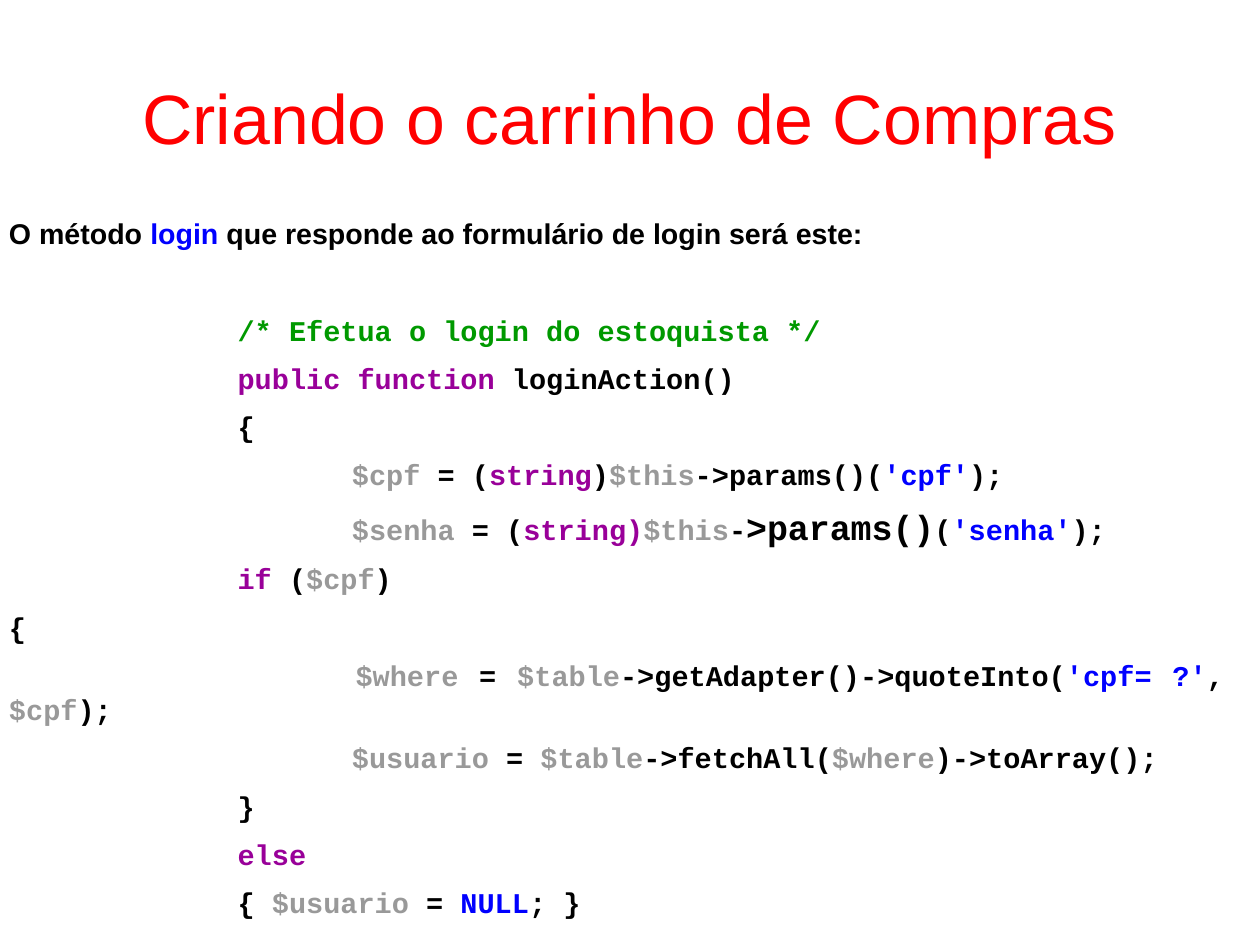
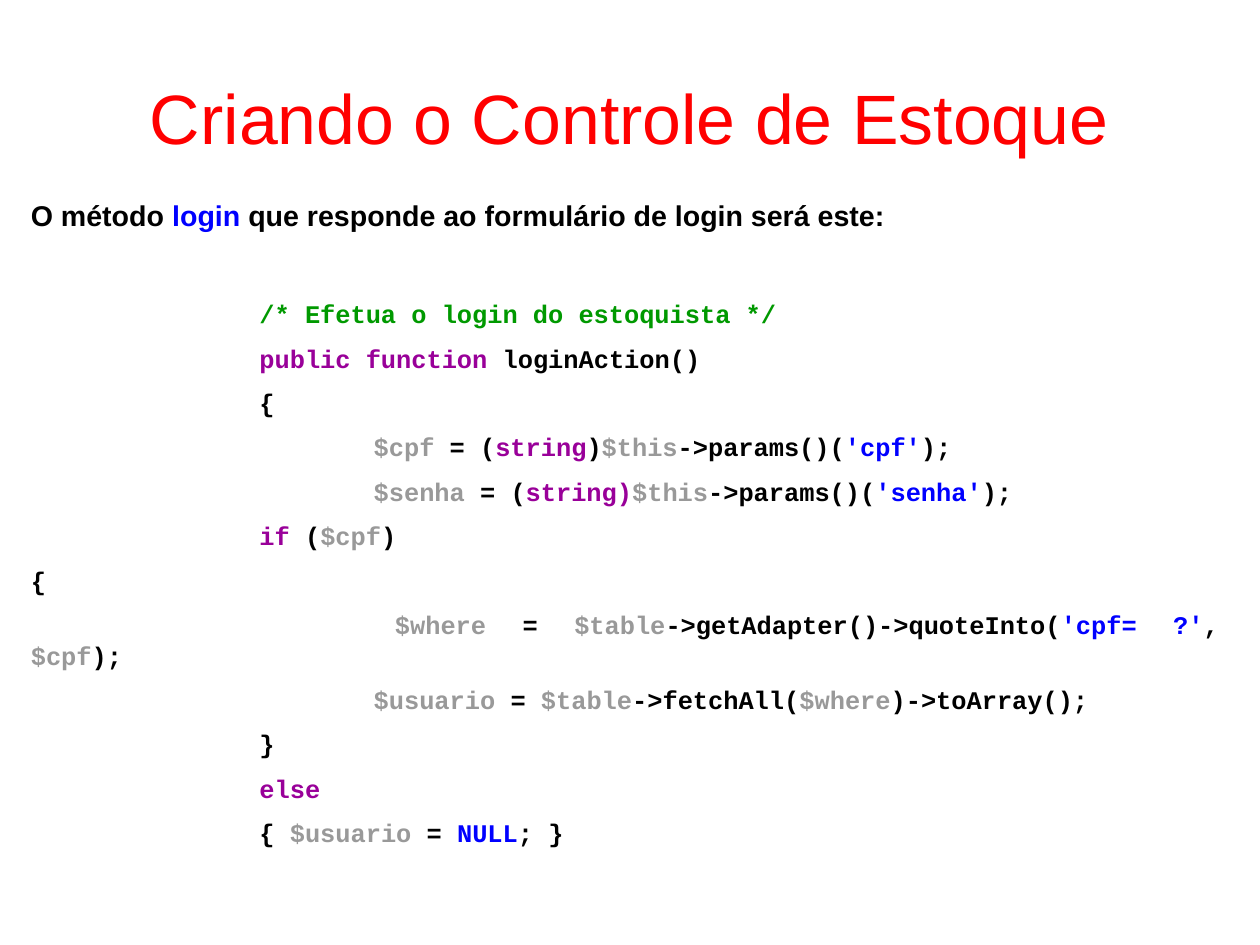
Before and after one commit to fgsl/lojasacme, a slide deck: slide 128 of docs/tutorial.odp (slide 127 before the commit). Drawn at 1260x945 pixels with LibreOffice and Linux fonts; fonts in the diff are those of the drawing. Boxes give left, top, right and bottom in pixels: in the first picture for what was removed or moved away, otherwise in the second. Text is boxed around its words. In the diff, an @@ line names an element or a change of style, - is before the commit and + after.

Commit message:
Alterar o título dos slides a partir do 122 para "Criando o Controle de Estoque" #69

```diff
--- a/docs/tutorial.odp
+++ b/docs/tutorial.odp
@@ title at <box>150,93,1108,157</box>: text changed @@
-Criando o carrinho de Compras
+Criando o Controle de Estoque
@@ text "O método login que responde ...": place and size @@
-text "O método login que responde ..." at <box>9,223,1157,918</box>
+text "O método login que responde ..." at <box>31,205,1136,847</box>
@@ text at <box>31,304,1136,847</box>: size 18 to 16 pt in "/* Efetua o login do estoquista */", "public function loginAction()", "{", "$cpf = (string)$this->params()('cpf');" and 8 more places; size 22 to 16 pt in "(string)$this->params()('senha');" @@
```
Also in this commit, not shown: 27 other slides changed, 1 slide added, 1 slide removed, 10 other files.
